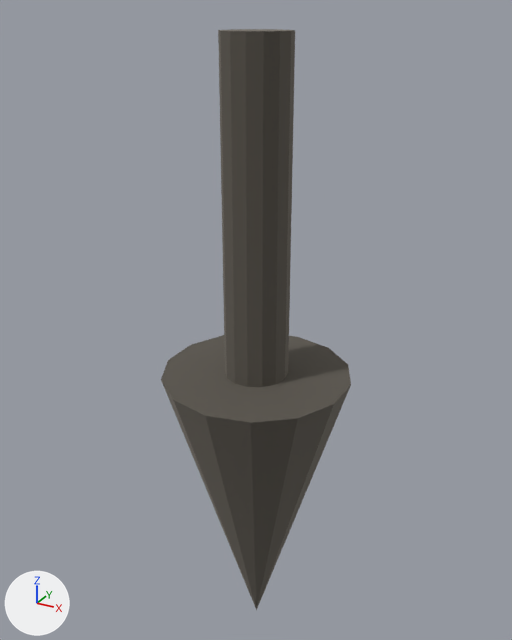
The glTF model results/buildingSMART_IFC4.0/geographic-referencing/ifcCXConverterPipeline1/model.glb as it was, and as the next commit left it.
Camera for both pictures: a 50 mm lens placed at (0.479, -0.873, 1.026), pointed at (-0.017, 0.028, 0.575). Every picture has the same lights, and +X, +Y and +Z are marked at lower left. Where no turn or scale is listed for an object, it has been applied to the vertices.
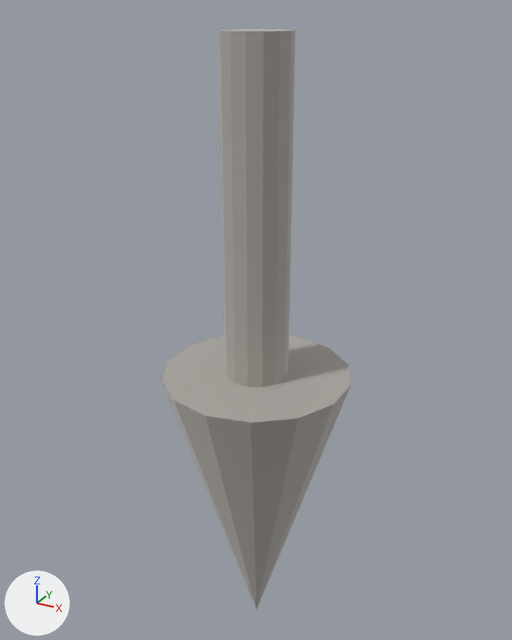
Location of each change, (x1, y1, x2, y2) in pixels of the pictures (512 x 640 px):
```json
{"object": "Mesh_0", "change": "recoloured", "before": [161, 335, 351, 610], "after": [161, 335, 351, 610]}
{"object": "Mesh_1", "change": "recoloured", "before": [218, 29, 295, 387], "after": [218, 29, 295, 387]}
```

Scene script edits in JSON lines:
```json
{"op": "set", "path": "mat_mat.base_color", "old": "(0.249, 0.229, 0.199)", "new": "(0.642, 0.622, 0.591)", "note": "grey #89847b -> light grey #d2cfca"}
```
